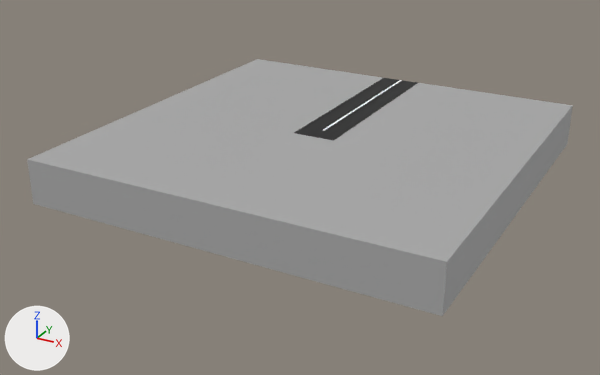
A saved change to the FBX model Assets/Models/TILE I.fbx.
Camera for both pictures: a 50 mm camera at (42.2, -31.4, 13.6) aimed at (25.5, -1.1, -1.5). Every picture has the same lights, and +X, +Y and +Z are marked at lower left.

Script lines for the objects in view, before the commit:
```python
mat_material = principled_material('Material')
mat_material.base_color = (0.411, 0.411, 0.411)  # grey #acacac
mat_material.roughness = 0.4
mat_material_001 = principled_material('Material.001')
mat_material_001.base_color = (1.0, 1.0, 1.0)  # white #ffffff
mat_material_002 = principled_material('Material.002')
mat_material_002.base_color = (0.00364, 0.00364, 0.00364)  # black #0c0c0c
me_cube = bpy.data.meshes.new('Cube')
me_cube.from_pydata(...)  # 38 vertices, 35 faces; spans x 17.2..35.2, y -9.0..9.0, z -1.0..1.0
# faces by material slot: [28, 2, 5]
me_cube.materials.append(mat_material)  # grey #acacac
me_cube.materials.append(mat_material_001)  # white #ffffff
me_cube.materials.append(mat_material_002)  # black #0c0c0c
ob_cube = bpy.data.objects.new('Cube', me_cube)
ob_cube.location = (0.0, 0.0, 0.0)
```
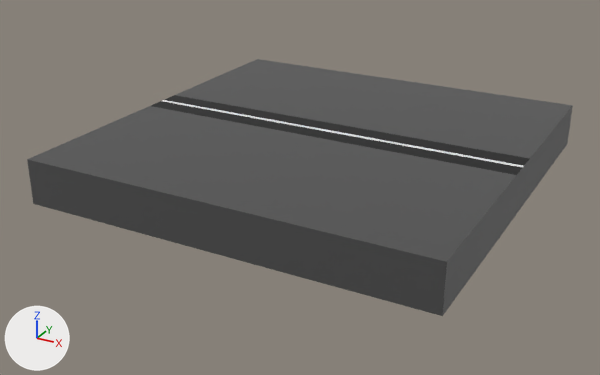
The newer file is also turned or shifted as a whole; pictures and numbers use the older file's frame.

Location of each change, [x1, y1, x2, y2] in pixels of the pictures (600 x 375 px):
'Cube', recoloured
    both: [27, 59, 573, 316]
part 1 of me_cube, built on
    both: [151, 78, 529, 209]
part 2 of me_cube, recoloured
    before: [296, 130, 333, 140]
    after: [295, 133, 333, 141]

Edits to the bpy script that builds the scene:
```text
Change mat_material:
    mat_material.base_color: (0.411, 0.411, 0.411) -> (0.0766, 0.0766, 0.0766)  # grey #acacac -> dark grey #4e4e4e
Change mat_material_001:
    mat_material_001.base_color: (1.0, 1.0, 1.0) -> (0.0, 0.0, 0.0)  # white #ffffff -> black #000000
Change mat_material_002:
    mat_material_002.base_color: (0.00364, 0.00364, 0.00364) -> (0.8, 0.8, 0.8)  # black #0c0c0c -> white #e7e7e7
Change me_cube:
    used by ob_cube; location = (0.0, 0.0, 0.0)
    remove me_cube.from_pydata(...)  # 38 vertices, 35 faces; spans x 17.2..35.2, y -9.0..9.0, z -1.0..1.0
    add me_cube.from_pydata(...)  # 48 vertices, 42 faces; spans x 17.2..35.2, y -9.0..9.0, z -1.0..1.0
    me_cube part 1
    10 faces are deleted
    4 vertices move from x 26.1..26.2, y -0.1..1.0, z 1.0 to x 25.0..27.3, y -1.2..0.1, z 1.0
    10 vertices are added at x 17.2..35.2, y -9.0..1.2, z 1.0
    8 new faces join them, mat_material (dark grey #4e4e4e)
    3 new faces join them, mat_material_002 (white #e7e7e7)
    6 new faces join them, mat_material_001 (black #000000)
    me_cube part 2: 1 face spanning x 25.2..27.2, y -1.2..-1.0, z 1.0 switches from mat_material_002 (black #0c0c0c) to mat_material (dark grey #4e4e4e)
```
